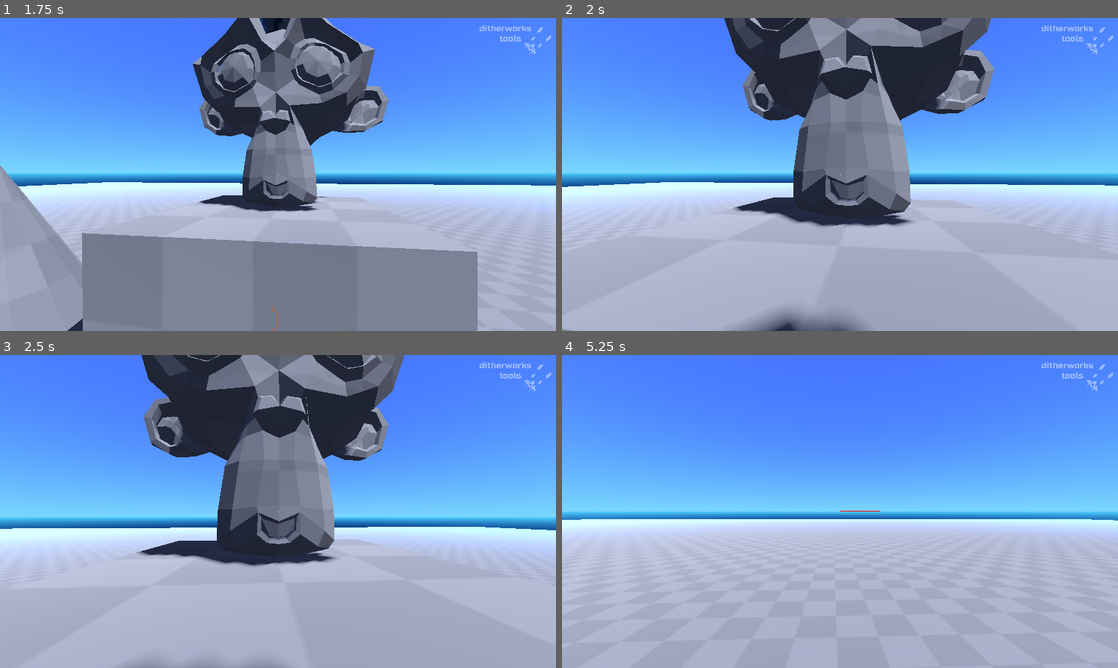
Above: before the commit, frames 1-4 (two rows, left to right).
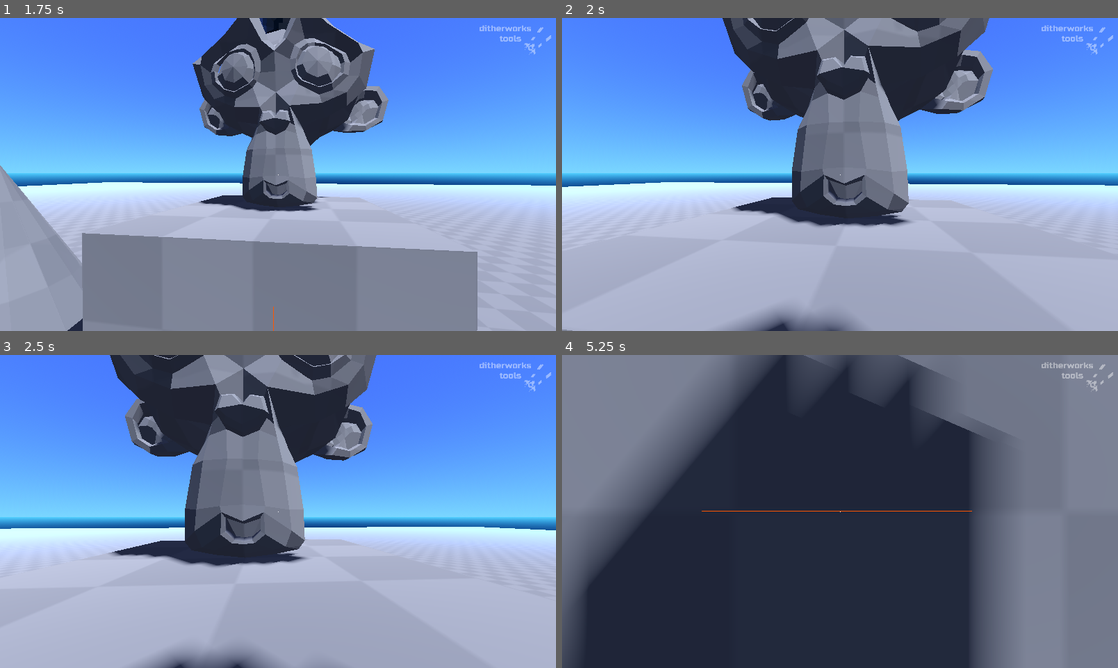
Above: after the commit, the same moments.

Repository: ditherworks/ditherworks_tools
Game: Godot game, scene res://demo/scenes/demo_world.tscn
Same seed, same stepped clock (60 frames per second), same inputs: the game is played once before the commit and once after it.
Inputs (mouse positions are in pixels of both pictures, inside the frame that each line leads up to):
- Up to frame 1 (1.75 s): tap Enter at 0.5 s; move the mouse to (305, 174) at 0.52 s; hold W (move_forward) from 0.53 s (still down); tap Space (jump) at 0.6, 0.77, 1.07, 1.52, 1.55 s; click (305, 174) at 0.67 s; move the mouse to (250, 174) at 1.27 s; click (250, 174) at 1.35 s
- Up to frame 2 (2 s): keep holding W (move_forward); tap Space (jump) at 1.82 s
- Up to frame 3 (2.5 s): keep holding W (move_forward); move the mouse to (289, 505) at 2.02 s; hold Q from 2.03 s (still down); click (289, 505) at 2.17 s; tap Space (jump) at 2.3 s
- Up to frame 4 (5.25 s): keep holding W (move_forward); move the mouse to (834, 517) at 2.77 s; release Q at 2.78 s; tap E at 2.85 s; click (834, 517) at 2.92 s; tap Space (jump) at 3.02, 3.05, 3.32, 3.6, 3.77, 4.07, 4.52, 4.55, 4.82 s; move the mouse to (878, 514) at 3.52 s; click (878, 514) at 3.67 s; move the mouse to (795, 508) at 4.27 s; click (795, 508) at 4.35 s; move the mouse to (845, 511) at 5.02 s; hold Q from 5.03 s (still down); click (845, 511) at 5.17 s

Frame 1 is identical in both runs. In frame 2, 1.9% of the frame differs, in the area x 28-78%, y 0-100%; in frame 3, 16%; in frame 4, 100%, in the area x 0-100%, y 0-100%.

Commit message:
character
- added support for fixed/root motion
- added melee lunge to player

Diff:
--- a/character/character.gd
+++ b/character/character.gd
@@ -25,6 +25,8 @@
 var _move_direction : Vector3
 var _move_speed := 3.0
 
+var _fixed_motion := Vector3.ZERO
+
 var _fall_distance := 0.0
 
 
@@ -32,7 +34,6 @@
 func _physics_process(delta: float) -> void:
 	_apply_input_forces(delta)
 	_apply_gravity(delta)
-
 	_update_motion(delta)
 
 
@@ -47,6 +48,10 @@
 		return -global_basis.z
 
 	return flat_velocity.normalized()
+
+
+func set_fixed_motion(motion: Vector3) -> void:
+	_fixed_motion = motion
 
 
 func set_move_direction(input: Vector3, move_speed: float, accel := -1.0, decel := -1.0) -> void:
@@ -88,6 +93,10 @@
 	var input := _move_direction * Vector3(1.0, 0.0, 1.0)
 	input = input.limit_length()
 
+	# if there's a fixed/root motion, ignore physics input
+	if not _fixed_motion.is_zero_approx():
+		input = Vector3.ZERO
+
 	# break velocity into lateral and vertical
 	var lateral := velocity * Vector3(1.0, 0.0, 1.0)
 	var vertical := velocity - lateral
@@ -123,8 +132,15 @@
 func _update_motion(delta: float) -> void:
 	var previously_airborne := not is_on_floor()
 
-	# perform the collision swept movement
+	# temporarily account for requested fixed/root motion
+	var previous_velocity := velocity
+	velocity += _fixed_motion
+
 	move_and_slide()
+
+	# revert all motion values
+	velocity = previous_velocity
+	_fixed_motion = Vector3.ZERO
 
 	# track falling distance
 	if velocity.y < 0.0:
--- a/demo/scenes/player.tscn
+++ b/demo/scenes/player.tscn
@@ -7,14 +7,19 @@
 [ext_resource type="Script" path="res://demo/scripts/player/states/player_fall.gd" id="6_sym58"]
 [ext_resource type="Script" path="res://demo/scripts/player/states/player_jump.gd" id="7_2ga8r"]
 [ext_resource type="Script" path="res://health/bullet_cast.gd" id="7_r1mxd"]
+[ext_resource type="Script" path="res://demo/scripts/player/states/player_melee.gd" id="7_u424l"]
 [ext_resource type="Script" path="res://health/hurtbox.gd" id="8_nafdf"]
+
+[sub_resource type="Curve" id="Curve_kappi"]
+_data = [Vector2(0, 0), 0.0, 0.0, 0, 0, Vector2(0.2, 1), 0.0, 0.0, 0, 0, Vector2(1, 0), 0.0, 0.0, 0, 0]
+point_count = 3
 
 [sub_resource type="CapsuleShape3D" id="CapsuleShape3D_myg2a"]
 radius = 0.3
 height = 1.8
 
 [sub_resource type="BoxShape3D" id="BoxShape3D_v5om4"]
-size = Vector3(1, 0.2, 1)
+size = Vector3(1, 0.2, 1.16113)
 
 [sub_resource type="StandardMaterial3D" id="StandardMaterial3D_f0vkr"]
 albedo_color = Color(0.768627, 0.509804, 0.498039, 1)
@@ -36,17 +41,19 @@
 script = ExtResource("3_wdl16")
 _starting_state = NodePath("PlayerIdle")
 
-[node name="PlayerIdle" type="Node" parent="StateMachine" node_paths=PackedStringArray("_run_state", "_jump_state", "_fall_state")]
+[node name="PlayerIdle" type="Node" parent="StateMachine" node_paths=PackedStringArray("_run_state", "_jump_state", "_fall_state", "_melee_state")]
 script = ExtResource("4_i35vg")
 _run_state = NodePath("../PlayerRun")
 _jump_state = NodePath("../PlayerJump")
 _fall_state = NodePath("../PlayerFall")
+_melee_state = NodePath("../PlayerMelee")
 
-[node name="PlayerRun" type="Node" parent="StateMachine" node_paths=PackedStringArray("_idle_state", "_jump_state", "_fall_state")]
+[node name="PlayerRun" type="Node" parent="StateMachine" node_paths=PackedStringArray("_idle_state", "_jump_state", "_fall_state", "_melee_state")]
 script = ExtResource("5_ojjch")
 _idle_state = NodePath("../PlayerIdle")
 _jump_state = NodePath("../PlayerJump")
 _fall_state = NodePath("../PlayerFall")
+_melee_state = NodePath("../PlayerMelee")
 
 [node name="PlayerJump" type="Node" parent="StateMachine" node_paths=PackedStringArray("_fall_state")]
 script = ExtResource("7_2ga8r")
@@ -56,6 +63,12 @@
 script = ExtResource("6_sym58")
 _idle_state = NodePath("../PlayerIdle")
 _run_state = NodePath("../PlayerRun")
+
+[node name="PlayerMelee" type="Node" parent="StateMachine" node_paths=PackedStringArray("_idle_state", "_fall_state")]
+script = ExtResource("7_u424l")
+_idle_state = NodePath("../PlayerIdle")
+_fall_state = NodePath("../PlayerFall")
+_movement = SubResource("Curve_kappi")
 
 [node name="Collider" type="CollisionShape3D" parent="."]
 transform = Transform3D(1, 0, 0, 0, 1, 0, 0, 0, 1, 0, 0.9, 0)
@@ -80,6 +93,7 @@
 script = ExtResource("8_nafdf")
 
 [node name="CollisionShape3D" type="CollisionShape3D" parent="Camera3D/HurtBox"]
+transform = Transform3D(1, 0, 0, 0, 1, 0, 0, 0, 1, 0, 0, 0.0805664)
 shape = SubResource("BoxShape3D_v5om4")
 disabled = true
 
--- a/demo/scripts/player/player.gd
+++ b/demo/scripts/player/player.gd
@@ -30,10 +30,6 @@
 		g_game.pause(true)
 		get_viewport().set_input_as_handled()
 
-	if event.is_action_pressed("melee") and _melee_hurtbox:
-		_melee_hurtbox.activate(10.0, 0.1, self)
-		print("swish")
-
 	if event is InputEventMouseMotion:
 		var motion := event as InputEventMouseMotion
 		_mouse_input += motion.screen_relative * SENSITIVITY
--- a/demo/scripts/player/states/player_idle.gd
+++ b/demo/scripts/player/states/player_idle.gd
@@ -9,6 +9,7 @@
 @export var _run_state : PlayerRun
 @export var _jump_state : PlayerJump
 @export var _fall_state : PlayerFall
+@export var _melee_state : PlayerMelee
 
 
 # Private Members
@@ -22,6 +23,10 @@
 		change_state.emit(_jump_state)
 		return
 
+	if Input.is_action_just_pressed("melee"):
+		change_state.emit(_melee_state)
+		return
+
 	if not _player.is_on_floor():
 		change_state.emit(_fall_state)
 		return
--- /dev/null
+++ b/demo/scripts/player/states/player_melee.gd
@@ -0,0 +1,41 @@
+class_name PlayerMelee
+extends PlayerState
+
+
+# Signals
+# Enums
+# Constants
+const DURATION := 0.25
+
+
+# Members
+@export var _idle_state : PlayerIdle
+@export var _fall_state : PlayerFall
+
+@export var _lunge_speed := 7.0
+@export var _movement : Curve
+
+
+# Default Callbacks
+# Public Functions
+func enter() -> void:
+	if _player._melee_hurtbox:
+		_player._melee_hurtbox.activate(10.0, DURATION, _player)
+
+
+func fixed_update(delta: float, time_in_state: float) -> void:
+	# perform lunge motion
+	var scaling := _movement.sample(time_in_state / DURATION)
+	_player.set_fixed_motion(-(_player.global_basis.z * _lunge_speed * scaling))
+
+	if not _player.is_on_floor():
+		change_state.emit(_fall_state)
+		return
+
+	if time_in_state > DURATION:
+		change_state.emit(_idle_state)
+		return
+
+
+# Private Functions
+# Signal Functions
--- a/demo/scripts/player/states/player_run.gd
+++ b/demo/scripts/player/states/player_run.gd
@@ -9,6 +9,7 @@
 @export var _idle_state : PlayerIdle
 @export var _jump_state : PlayerJump
 @export var _fall_state : PlayerFall
+@export var _melee_state : PlayerMelee
 
 
 # Private Members
@@ -19,12 +20,20 @@
 	_default_movement()
 	_default_shoot()
 
+	if Input.is_action_just_pressed("jump"):
+		change_state.emit(_jump_state)
+		return
+
+	if Input.is_action_just_pressed("melee"):
+		change_state.emit(_melee_state)
+		return
+
 	if _player.get_flat_velocity().is_zero_approx():
 		change_state.emit(_idle_state)
 		return
 
-	if Input.is_action_just_pressed("jump"):
-		change_state.emit(_jump_state)
+	if not _player.is_on_floor():
+		change_state.emit(_fall_state)
 		return
 
 
--- a/project.godot
+++ b/project.godot
@@ -94,7 +94,7 @@
 }
 melee={
 "deadzone": 0.5,
-"events": [Object(InputEventMouseButton,"resource_local_to_s …(115 unchanged characters)… alse,"meta_pressed":false,"button_mask":128,"position":Vector2(169, 7),"global_position":Vector2(178, 53),"factor":1.0,"button_index":8,"canceled":false,"pressed":true,"double_click":false,"script":null)
+"events": [Object(InputEventMouseButton,"resource_local_to_s …(115 unchanged characters)… alse,"meta_pressed":false,"button_mask":256,"position":Vector2(134, 14),"global_position":Vector2(143, 60),"factor":1.0,"button_index":9,"canceled":false,"pressed":true,"double_click":false,"script":null)
 ]
 }
 
Not shown: 1 places in demo/scenes/player.tscn that only renumber resources
